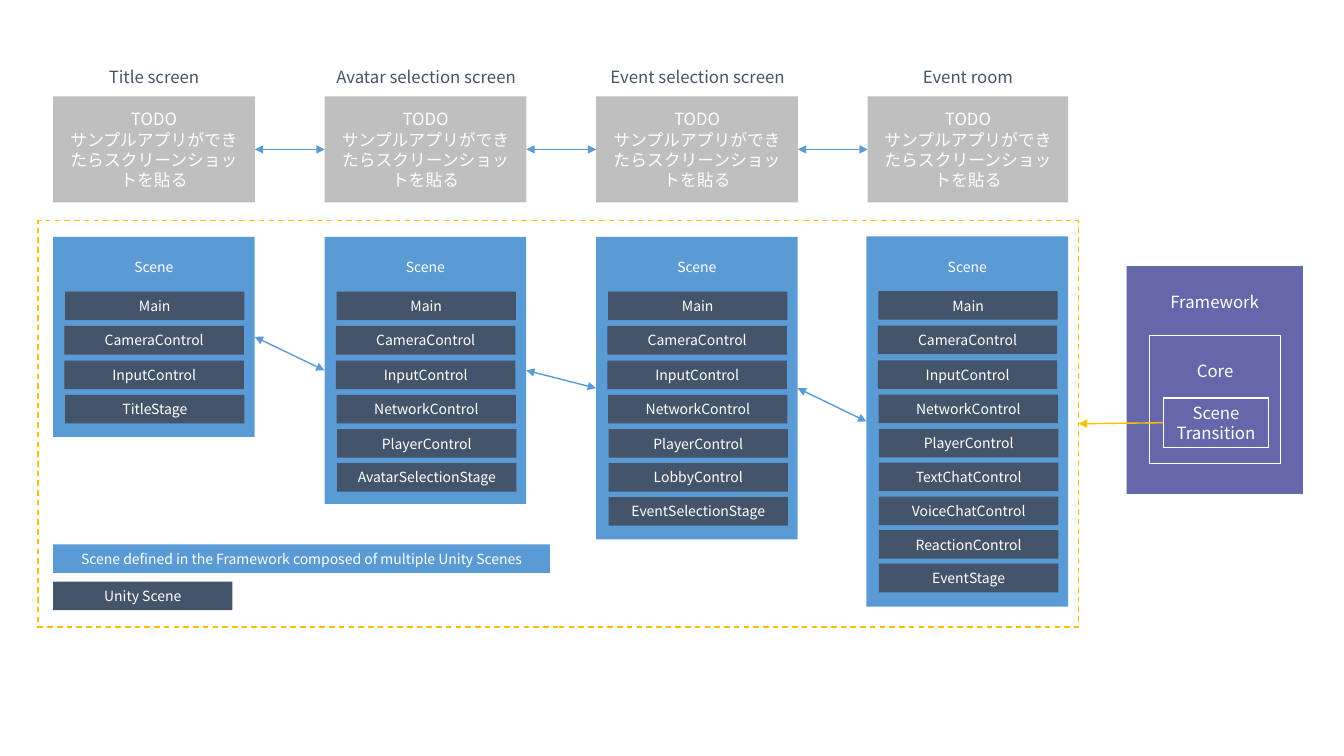
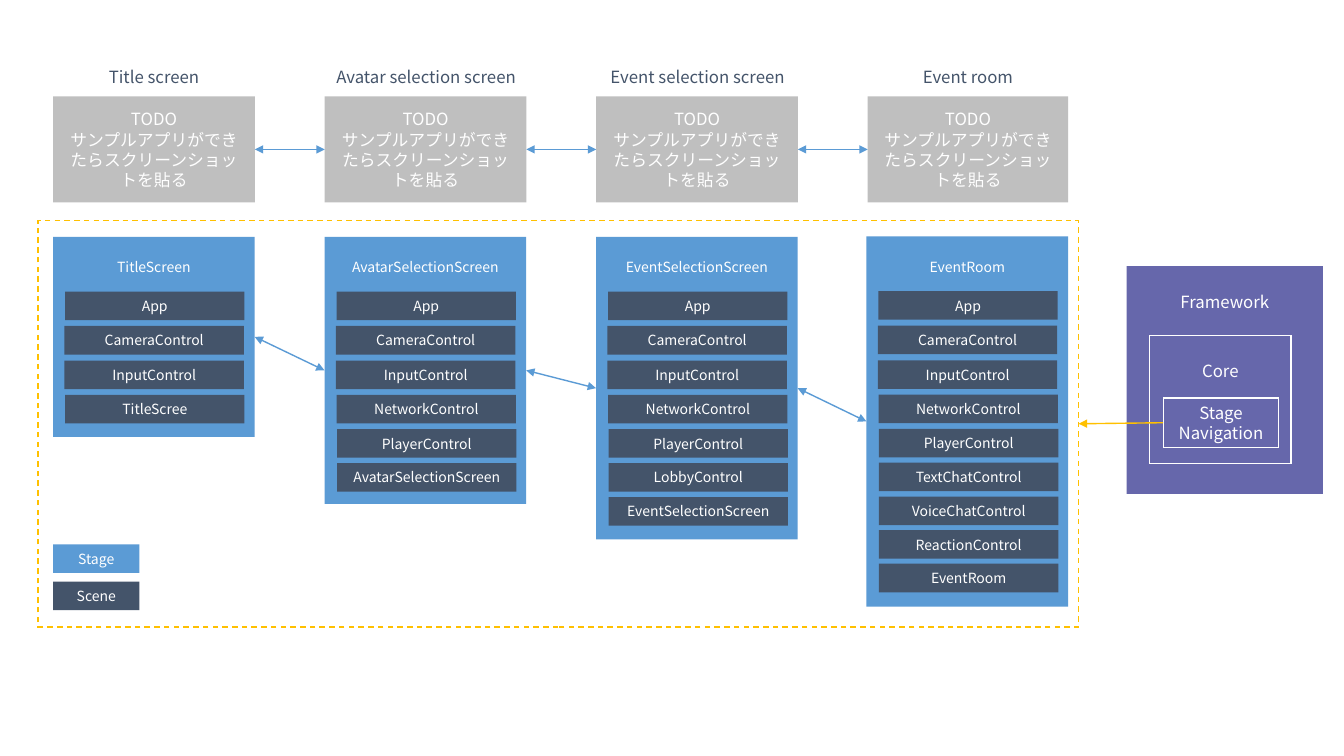
Before and after one commit to extreal-dev/Extreal.Guide, a slide deck: slide 2 of work/work.pptx. Drawn at 1344x756 pixels with LibreOffice and Linux fonts; fonts in the diff are those of the drawing. Boxes give left, top, right and bottom in pixels: in the first picture for what was removed or moved away, otherwise in the second. Text is boxed around its words. In the diff, an @@ line names an element or a change of style, - is before the commit and + after.

Commit message:
SceneTranstion→StageNavigationに変更

```diff
--- a/work/work.pptx
+++ b/work/work.pptx
@@ text in rectangle at (x1=117, y1=261, x2=190, y2=272): text changed @@
-Scene
+TitleScreen
@@ text in rectangle at (x1=352, y1=261, x2=499, y2=272): text changed @@
-Scene
+AvatarSelectionScreen
@@ text in rectangle at (x1=626, y1=261, x2=768, y2=272): text changed @@
-Scene
+EventSelectionScreen
@@ text in rectangle at (x1=930, y1=261, x2=1005, y2=272): text changed @@
-Scene
+EventRoom
@@ rectangle "Framework" resized from (x1=1127, y1=266, x2=1304, y2=494) to (x1=1127, y1=266, x2=1324, y2=494) @@
@@ text in rectangle at (x1=142, y1=301, x2=168, y2=314): text changed @@
-Main
+App
@@ text in rectangle at (x1=413, y1=300, x2=439, y2=314): text changed @@
-Main
+App
@@ text in rectangle at (x1=685, y1=301, x2=711, y2=314): text changed @@
-Main
+App
@@ text in rectangle at (x1=955, y1=300, x2=981, y2=314): text changed @@
-Main
+App
@@ rectangle "Core" resized from (x1=1150, y1=336, x2=1281, y2=464) to (x1=1150, y1=336, x2=1292, y2=464) @@
@@ text in rectangle at (x1=122, y1=403, x2=187, y2=414): text changed @@
-TitleStage
+TitleScree
@@ rectangle "Stage" resized from (x1=1164, y1=398, x2=1269, y2=448) to (x1=1164, y1=398, x2=1279, y2=448) @@
@@ text in rectangle at (x1=1179, y1=406, x2=1264, y2=443): text changed @@
-Scene
-Transition
+Stage
+Navigation
@@ text in rectangle at (x1=353, y1=471, x2=500, y2=482): text changed @@
-AvatarSelectionStage
+AvatarSelectionScreen
@@ text in rectangle at (x1=627, y1=505, x2=769, y2=516): text changed @@
-EventSelectionStage
+EventSelectionScreen
@@ rectangle removed at (x1=53, y1=544, x2=551, y2=573) @@
-Scene defined in the Framework composed of multiple Unity Scenes
@@ rectangle added at (x1=53, y1=544, x2=140, y2=573), fill #5B9BD5, 10 pt, text #FFFFFF @@
+Stage
@@ rectangle "Scene" resized from (x1=53, y1=582, x2=233, y2=610) to (x1=53, y1=582, x2=140, y2=610) @@
@@ text in rectangle at (x1=77, y1=590, x2=116, y2=601): text changed @@
-Unity Scene
+Scene
@@ text in rectangle at (x1=931, y1=572, x2=1006, y2=583): text changed @@
-EventStage
+EventRoom
```
Also in this commit, not shown: 1 other slide changed, 5 other files.
